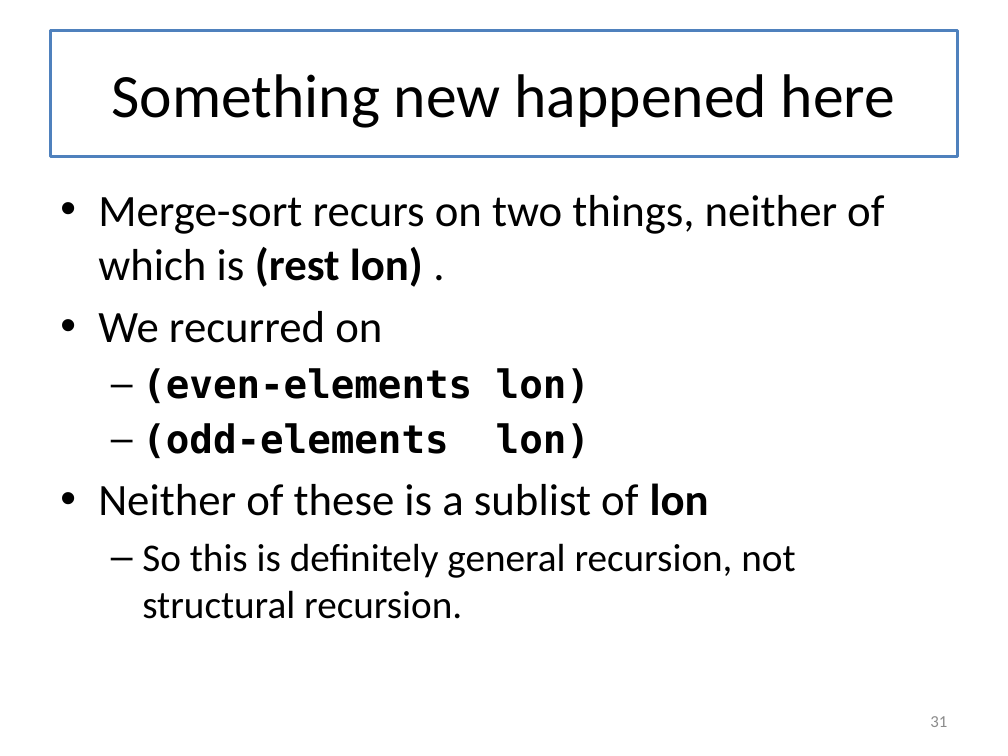
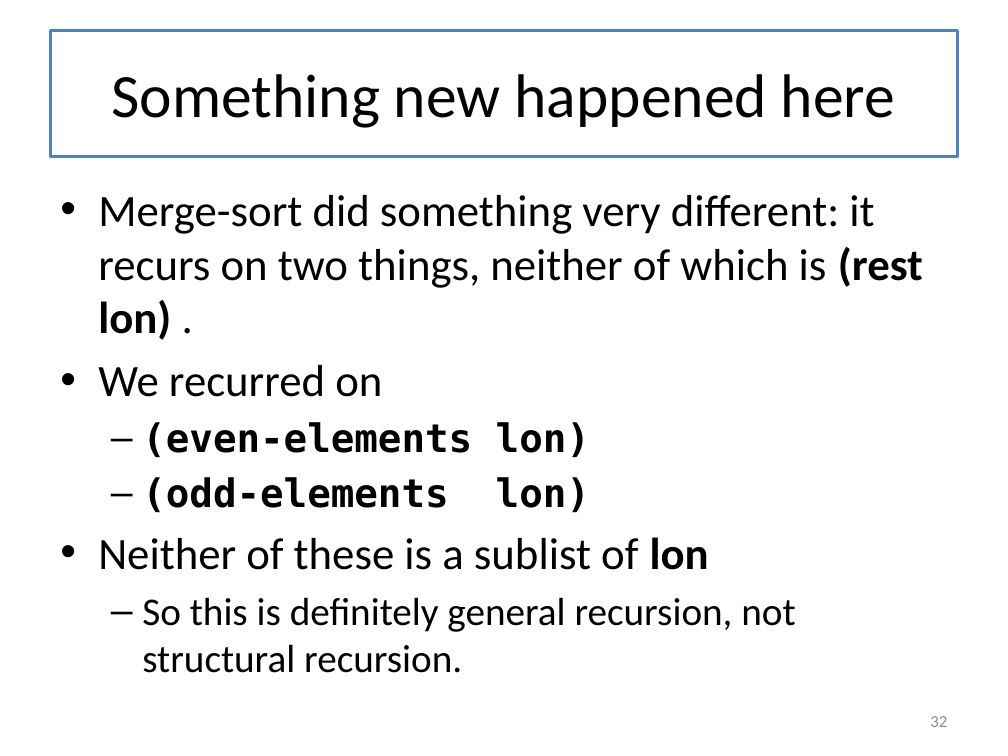
Before and after one commit to mwand/cs5010f16, a slide deck: slide 32 of Slides/Lesson 8.1 Introducing General Recursion.pptx (slide 31 before the commit). Drawn at 1008x756 pixels with LibreOffice and Linux fonts; fonts in the diff are those of the drawing. Boxes give left, top, right and bottom in pixels: in the first picture for what was removed or moved away, otherwise in the second. Text is boxed around its words. In the diff, an @@ line names an element or a change of style, - is before the commit and + after.

```diff
--- a/Slides/Lesson 8.1 Introducing General Recursion.pptx
+++ b/Slides/Lesson 8.1 Introducing General Recursion.pptx
@@ text at box(98, 195, 923, 340): text changed @@
-• Merge-sort recurs on two things, neither of which is (rest lon) .
+• Merge-sort did something very different: it recurs on two things, neither of which is (rest lon) .
@@ page number at box(930, 716, 947, 727): text changed @@
-31
+32
```
Also in this commit, not shown: 15 other slides changed, 1 slide added, 13 other files.
